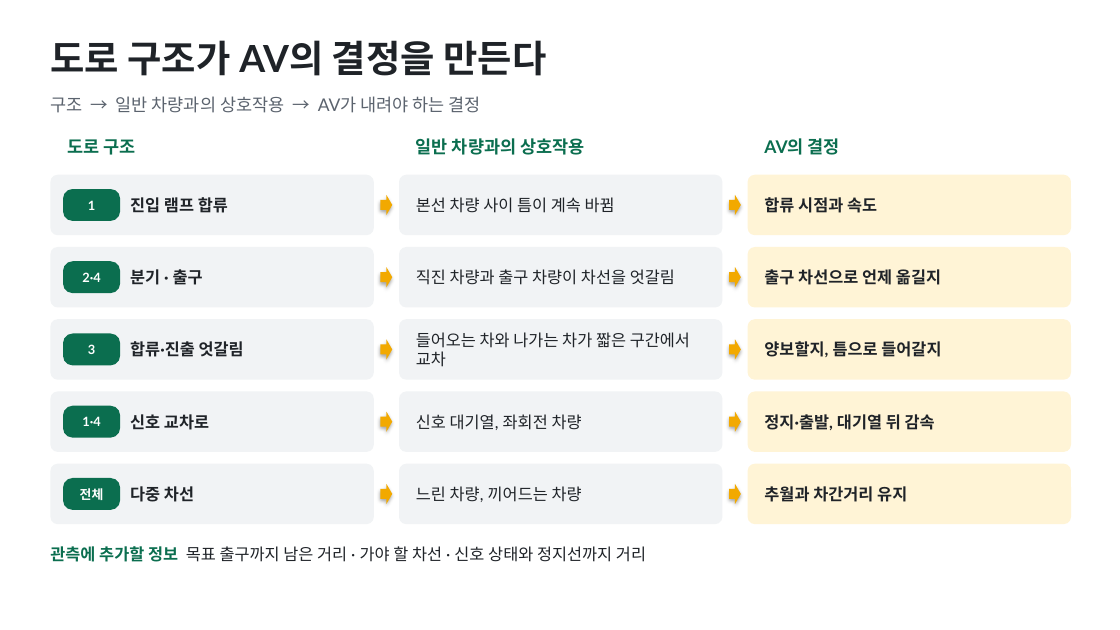
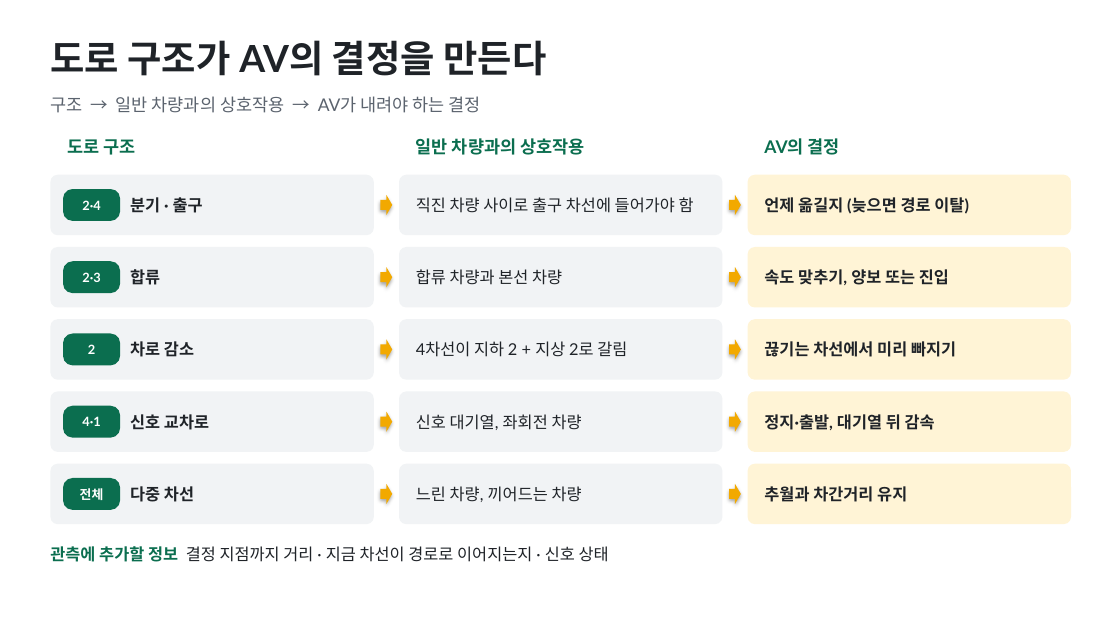
Before and after one commit to heerohyoon/skku-kintex-av, a slide deck: slide 4 of presentation/midterm_draft.pptx. Drawn at 1120x630 pixels with LibreOffice and Linux fonts; fonts in the diff are those of the drawing. Boxes give left, top, right and bottom in pixels: in the first picture for what was removed or moved away, otherwise in the second. Text is boxed around its words. In the diff, an @@ line names an element or a change of style, - is before the commit and + after.

Commit message:
방향 수정: 핵심 2구간 + 확장 2구간, 기본 데이터 유지 + 기준별 추가 항목

```diff
--- a/presentation/midterm_draft.pptx
+++ b/presentation/midterm_draft.pptx
@@ text "분기 · 출구": place and size @@
-text "분기 · 출구" at <box>130,269,203,285</box>
+text "분기 · 출구" at <box>130,197,203,213</box>
@@ text at <box>82,200,100,210</box>: text changed @@
-1
+2·4
@@ text at <box>416,197,694,213</box>: text changed @@
-본선 차량 사이 틈이 계속 바뀜
+직진 차량 사이로 출구 차선에 들어가야 함
@@ text at <box>764,197,969,214</box>: text changed @@
-합류 시점과 속도
+언제 옮길지 (늦으면 경로 이탈)
@@ text at <box>130,269,160,285</box>: text changed @@
-진입 램프 합류
+합류
@@ text at <box>416,269,562,285</box>: text changed @@
-직진 차량과 출구 차량이 차선을 엇갈림
+합류 차량과 본선 차량
@@ text at <box>764,269,949,285</box>: text changed @@
-출구 차선으로 언제 옮길지
+속도 맞추기, 양보 또는 진입
@@ text at <box>82,272,100,282</box>: text changed @@
-2·4
+2·3
@@ text at <box>130,341,194,357</box>: text changed @@
-합류·진출 엇갈림
+차로 감소
@@ text at <box>416,341,627,357</box>: text changed @@
-들어오는 차와 나가는 차가 짧은 구간에서 교차
+4차선이 지하 2 + 지상 2로 갈림
@@ text at <box>764,341,956,357</box>: text changed @@
-양보할지, 틈으로 들어갈지
+끊기는 차선에서 미리 빠지기
@@ text at <box>82,416,100,426</box>: text changed @@
-1·4
+4·1
@@ text at <box>50,546,609,562</box>: text changed @@
-관측에 추가할 정보 목표 출구까지 남은 거리 · 가야 할 차선 · 신호 상태와 정지선까지 거리
+관측에 추가할 정보 결정 지점까지 거리 · 지금 차선이 경로로 이어지는지 · 신호 상태
```
Also in this commit, not shown: 4 other slides changed, 3 other files.
